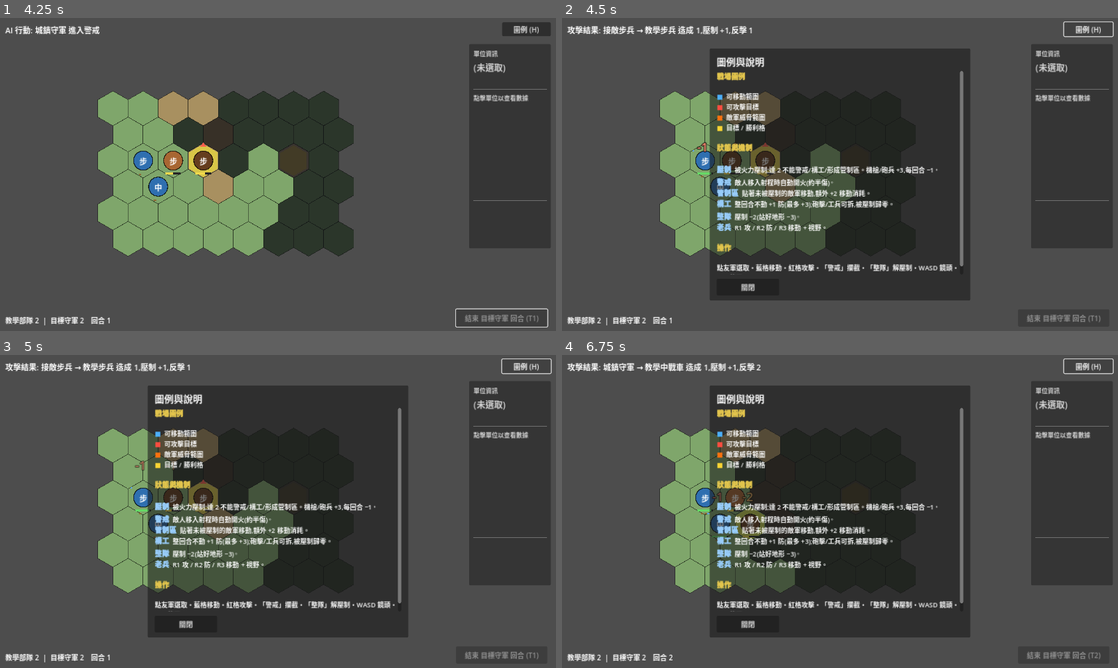
Above: before the commit, frames 1-4 (two rows, left to right).
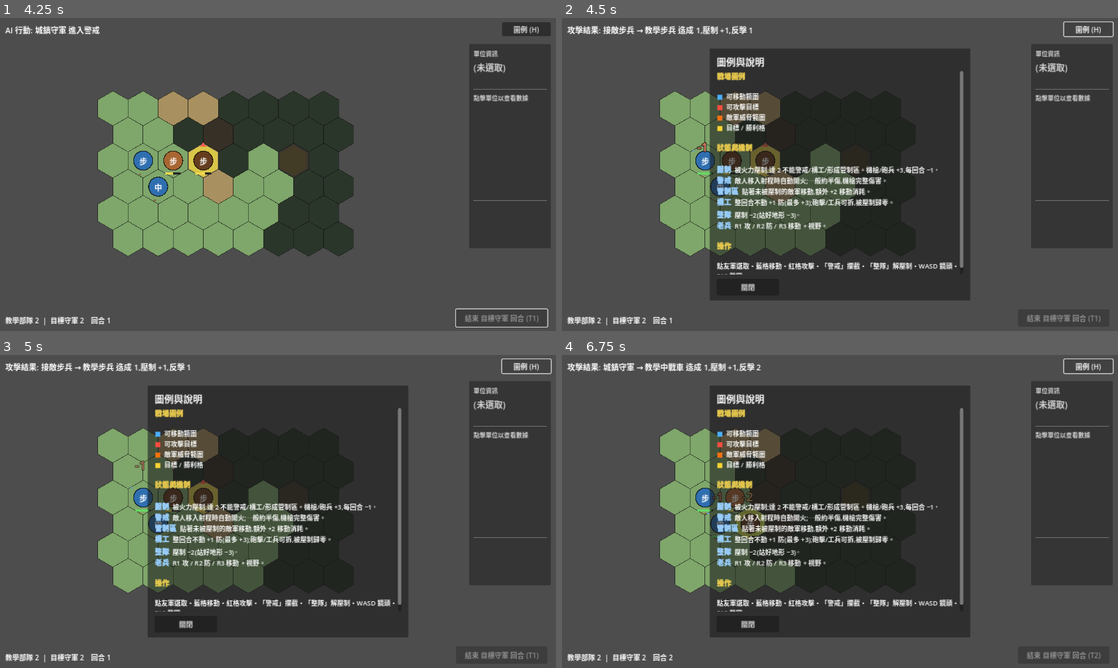
Above: after the commit, the same moments.

Repository: Fischer-Zhang/WorldWarII
Game: Godot game, scene res://scenes/main_menu.tscn
Two runs of this game, one before a commit and one after it. Both use one fixed random seed, a clock stepped at 60 frames per second and the inputs below.
Inputs:
- Up to frame 1 (4.25 s): click "戰役" at 0.5 s; click "教學戰役 0 (0/6) 從基礎操作到進階機制的短關卡序列…" at 1.25 s; click "開始選定作戰" at 2 s; click "開始戰鬥" at 2.75 s; click "結束 教學部隊 回合 (T1)" at 3.5 s
- Up to frame 2 (4.5 s): click "圖例 (H)" at 4.25 s
- Up to frame 3 (5 s): no input
- Up to frame 4 (6.75 s): click "關閉" at 5 s; click "結束 教學部隊 回合 (T2)" at 5.75 s; click "圖例 (H)" at 6.5 s

Frame 1 is identical in both runs. In frame 2, 2.8% of the frame differs, in the area x 27-73%, y 50-82%; in frame 3, 2.8%; in frame 4, 2.8%.

Commit message:
Make MG overwatch lethal

Diff:
--- a/data/help.json
+++ b/data/help.json
@@ -22,7 +22,7 @@
     },
     {
       "term": "警戒 (Overwatch)",
-      "body": "讓單位進入警戒(用掉該回合行動)。敵方在你射程內移動時會自動開火攔截,造成約一半傷害——適合卡住路口、伏擊裝甲。被壓制時無法進入警戒。"
+      "body": "讓單位進入警戒(用掉該回合行動)。敵方在你射程內移動時會自動開火攔截,一般造成約一半傷害;機槍組警戒造成完整傷害,最適合卡住路口。被壓制時無法進入警戒。"
     },
     {
       "term": "管制區 (Zone of Control)",
@@ -72,7 +72,7 @@
     "反戰車砲(vs_armor 6、射程 2)是對付戰車的關鍵,能在 2 格外先敵開火,但別讓它落單被步兵貼上。",
     "砲兵射程 4 但視野只有 2 —— 看不到的縱深要靠前方友軍當觀測手;擺後方削血、不吃反擊,但要派人護側翼兼當眼睛。",
     "守點時讓單位按兵不動累積構工,站城鎮或森林會更硬。",
-    "用警戒卡住路口、用單位的管制區鎖住要道,逼敵人繞遠路。",
+    "用機槍警戒卡住路口、用單位的管制區鎖住要道,逼敵人繞遠路。",
     "地形防禦會直接抵銷傷害——進攻前先想想對方站在什麼地形上。"
   ],
   "legend": {
@@ -84,7 +84,7 @@
     ],
     "status_short": [
       { "term": "壓制", "body": "被火力壓制;達 2 不能警戒/構工/形成管制區。機槍/砲兵 +3,每回合 −1。" },
-      { "term": "警戒", "body": "敵人移入射程時自動開火(約半傷)。" },
+      { "term": "警戒", "body": "敵人移入射程時自動開火;一般約半傷,機槍完整傷害。" },
       { "term": "管制區", "body": "貼著未被壓制的敵軍移動,額外 +2 移動消耗。" },
       { "term": "構工", "body": "整回合不動 +1 防(最多 +3);砲擊/工兵可拆,被壓制歸零。" },
       { "term": "整隊", "body": "壓制 −2(站好地形 −3)。" },
--- a/data/units.json
+++ b/data/units.json
@@ -21,7 +21,8 @@
     "move": 2,
     "vision": 3,
     "vs_armor": 0,
-    "armor": 0
+    "armor": 0,
+    "overwatch_damage_pct": 100
   },
   "at_gun": {
     "name_zh": "反戰車砲",
--- a/scripts/battle.gd
+++ b/scripts/battle.gd
@@ -1411,7 +1411,7 @@
 		w_terr, t_terr, d, target.dig_in_level,
 		w_mods, t_mods,
 	)
-	return int(ceil(float(result.damage_to_defender) / 2.0))
+	return CombatEffects.overwatch_damage(result.damage_to_defender, w_def)
 
 func _move_with_overwatch(mover: Unit, path: Array) -> bool:
 	# Resolves overwatch along the path; truncates the move if the mover
--- a/scripts/combat/combat_effects.gd
+++ b/scripts/combat/combat_effects.gd
@@ -9,6 +9,7 @@
 const RALLY_COVER_BONUS := 1
 const SPOTTER_SUPPRESSION_BONUS := 1
 const SPLASH_DAMAGE_PCT := 50  # default falloff for splash targets when a unit omits splash_damage_pct
+const OVERWATCH_DAMAGE_PCT := 50  # default reaction-fire damage when a unit omits overwatch_damage_pct
 
 const SUPPRESSION_BY_TYPE := {
 	"infantry": 1,
@@ -66,6 +67,12 @@
 		return 0
 	return max(1, int(round(full_damage * pct / 100.0)))
 
+static func overwatch_damage(full_damage: int, atk_def: Dictionary) -> int:
+	if full_damage <= 0:
+		return 0
+	var pct := int(atk_def.get("overwatch_damage_pct", OVERWATCH_DAMAGE_PCT))
+	return max(1, int(ceil(full_damage * pct / 100.0)))
+
 static func is_pinned(suppression: int) -> bool:
 	return suppression >= SUPPRESSION_PIN_THRESHOLD
 
--- a/scripts/turn/ai_controller.gd
+++ b/scripts/turn/ai_controller.gd
@@ -282,7 +282,7 @@
 			atk_def, edef, unit.hp, enemy.hp, atk_terr, def_terr, rng,
 			0, atk_mods_ow, def_mods_ow
 		)
-		var snap: float = max(1.0, ceil(float(r.damage_to_defender) / 2.0))
+		var snap: float = float(CombatEffects.overwatch_damage(r.damage_to_defender, atk_def))
 		if snap >= enemy.hp:
 			snap += _kill_bonus * 0.5  # half kill bonus — less reliable
 		if snap > best_snap:
--- a/tests/test_ai_controller.gd
+++ b/tests/test_ai_controller.gd
@@ -19,6 +19,10 @@
 const ENGINEER_DEF := {
 	"id": "engineer", "hp": 8, "attack": 3, "defense": 2, "range": 1, "move": 3,
 	"vision": 3, "vs_armor": 1, "armor": 0,
+}
+const MG_DEF := {
+	"id": "mg_team", "hp": 8, "attack": 6, "defense": 1, "range": 1, "move": 2,
+	"vision": 3, "vs_armor": 0, "armor": 0, "overwatch_damage_pct": 100,
 }
 
 class StubHexMap:
@@ -48,6 +52,7 @@
 class StubDataLoader:
 	var defs: Dictionary = {
 		"infantry": {"hp": 10, "attack": 4, "defense": 2, "range": 1, "move": 3, "vision": 3, "vs_armor": 1, "armor": 0},
+		"mg_team": MG_DEF,
 		"medium_tank": {"hp": 16, "attack": 7, "defense": 5, "range": 1, "move": 4, "vision": 4, "vs_armor": 4, "armor": 4},
 		"at_gun": AT_DEF,
 		"artillery": ARTILLERY_DEF,
@@ -303,7 +308,32 @@
 		fail_count += 1
 		printerr("FAIL: engineer should prefer breaching entrenched urban target")
 
-	# 12) Engineers should approach entrenched urban defenders before they are in attack range.
+	# 12) MG teams should value overwatch more than equal-position infantry because they use full reaction damage.
+	battle.units = []
+	battle.visibility_by_faction = {}
+	battle.hex_map.terrain_overrides.clear()
+	battle.hex_map.occupants.clear()
+	var overwatch_enemy := make_unit("infantry", "allies", Vector2i(2, 0), 10)
+	var overwatch_infantry := make_unit("infantry", "axis", Vector2i(0, 0), 10)
+	var overwatch_mg := make_unit("mg_team", "axis", Vector2i(0, 0), 8)
+	var infantry_ow_score: float = ai._overwatch_score(
+		overwatch_infantry, overwatch_infantry.coord, [overwatch_enemy],
+		battle.hex_map, ai._get_unit_def("infantry"), 1
+	)
+	var mg_ow_score: float = ai._overwatch_score(
+		overwatch_mg, overwatch_mg.coord, [overwatch_enemy],
+		battle.hex_map, MG_DEF, 1
+	)
+	if mg_ow_score > infantry_ow_score:
+		pass_count += 1
+	else:
+		fail_count += 1
+		printerr(
+			"FAIL: MG overwatch score should beat infantry overwatch, mg %.2f infantry %.2f"
+			% [mg_ow_score, infantry_ow_score]
+		)
+
+	# 13) Engineers should approach entrenched urban defenders before they are in attack range.
 	battle.units = []
 	battle.visibility_by_faction = {}
 	battle.hex_map.terrain_overrides.clear()
--- a/tests/test_battle_action_economy.gd
+++ b/tests/test_battle_action_economy.gd
@@ -131,6 +131,54 @@
 			printerr("FAIL: could not stage an adjacent hex for the bridge test")
 			fail_count += 1
 
+		# MG overwatch uses its unit-data reaction-fire profile: full damage instead of the default half hit.
+		var mg_coord := Vector2i(-999, -999)
+		var target_coord := Vector2i(-999, -999)
+		for c in battle.hex_map.tiles.keys():
+			if battle.hex_map.unit_at(c) != null:
+				continue
+			for nb in HexCoord.neighbors(c):
+				if battle.hex_map.terrain_at(nb) != "" and battle.hex_map.unit_at(nb) == null:
+					mg_coord = c
+					target_coord = nb
+					break
+			if mg_coord != Vector2i(-999, -999):
+				break
+		if mg_coord == Vector2i(-999, -999):
+			fail_count += 1
+			printerr("FAIL: could not stage adjacent empty hexes for MG overwatch test")
+		else:
+			battle.hex_map.tiles[mg_coord] = "plain"
+			battle.hex_map.tiles[target_coord] = "plain"
+			var unit_script: Script = player_unit.get_script()
+			var mg = unit_script.new()
+			mg.configure("mg_team", player_unit.faction_id, player_unit.faction_color, mg_coord, "Test MG")
+			var target = unit_script.new()
+			var enemy_faction := ""
+			var enemy_color := Color(0.2, 0.4, 0.8)
+			for fid in battle.factions.keys():
+				if String(fid) != player_unit.faction_id:
+					enemy_faction = String(fid)
+					enemy_color = battle.factions[fid].get("color", enemy_color)
+					break
+			target.configure("infantry", enemy_faction, enemy_color, target_coord, "Test Target")
+			battle.hex_map.register_unit(mg)
+			battle.hex_map.register_unit(target)
+			battle.units.append(mg)
+			battle.units.append(target)
+			var mg_overwatch_damage: int = battle._compute_overwatch_damage(mg, target, target.coord)
+			if mg_overwatch_damage == 4:
+				pass_count += 1
+			else:
+				fail_count += 1
+				printerr("FAIL: MG overwatch should deal full 4 damage, got %d" % mg_overwatch_damage)
+			battle.hex_map.unregister_unit(mg)
+			battle.hex_map.unregister_unit(target)
+			battle.units.erase(mg)
+			battle.units.erase(target)
+			mg.queue_free()
+			target.queue_free()
+
 	battle.queue_free()
 	await process_frame
 	print("Battle action economy tests: %d pass, %d fail" % [pass_count, fail_count])
--- a/tests/test_combat_effects.gd
+++ b/tests/test_combat_effects.gd
@@ -128,5 +128,18 @@
 		fail_count += 1
 		printerr("FAIL: splash_damage did not match expected falloff")
 
+	# 13) Overwatch defaults to half damage, while unit data can define stronger reaction fire.
+	var default_overwatch := CombatEffects.overwatch_damage(5, infantry)
+	var mg_overwatch := CombatEffects.overwatch_damage(5, {"id": "mg_team", "overwatch_damage_pct": 100})
+	var zero_overwatch := CombatEffects.overwatch_damage(0, mg)
+	if default_overwatch == 3 and mg_overwatch == 5 and zero_overwatch == 0:
+		pass_count += 1
+	else:
+		fail_count += 1
+		printerr(
+			"FAIL: overwatch damage expected 3/5/0 got %d/%d/%d"
+			% [default_overwatch, mg_overwatch, zero_overwatch]
+		)
+
 	print("CombatEffects tests: %d pass, %d fail" % [pass_count, fail_count])
 	quit(0 if fail_count == 0 else 1)
Not shown, changed: README.md
Not shown, changed: docs/ARCHITECTURE.md
Not shown, changed: docs/progress/BALANCE_WORKFLOWS.md
Not shown, changed: docs/progress/balance_report.md
Not shown, changed: tools/balance_report.py
Not shown, changed: tools/validate_data.py
